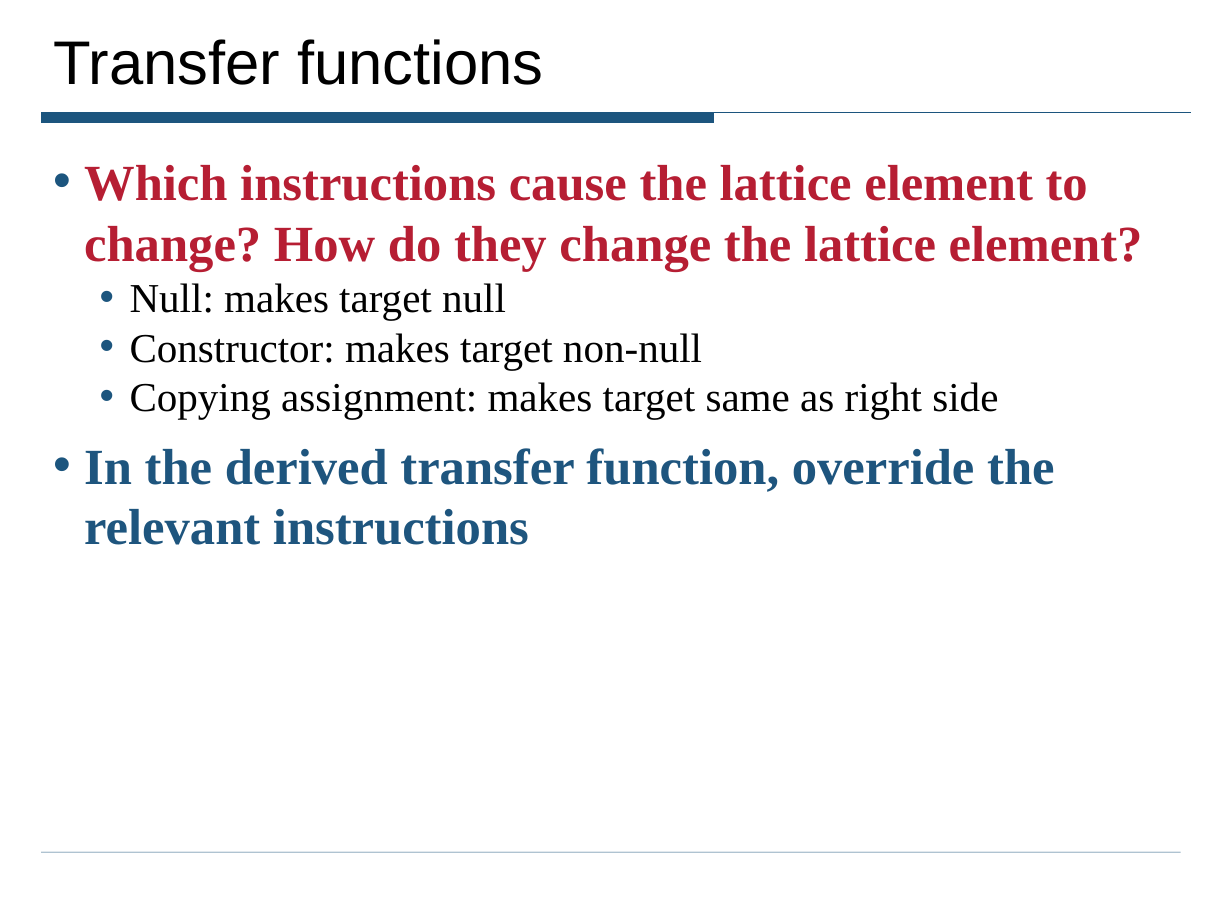
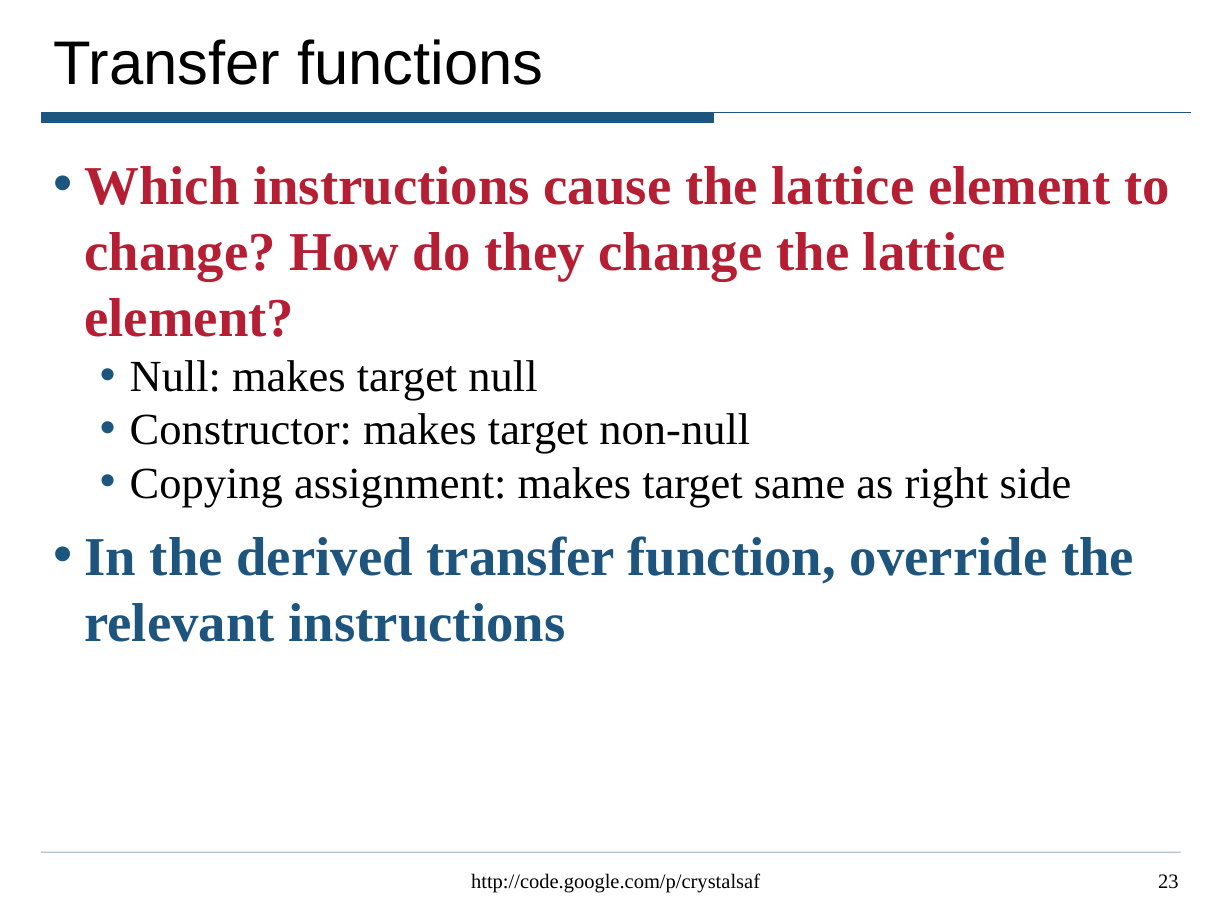
Before and after one commit to ciera/crystalsaf, a slide deck: slide 23 of TutorialExamples/CrystalTutorial.ppt. Drawn at 1232x924 pixels with LibreOffice and Linux fonts; fonts in the diff are those of the drawing. Boxes give left, top, right and bottom in pixels: in the first picture for what was removed or moved away, otherwise in the second. Text is boxed around its words. In the diff, an @@ line names an element or a change of style, - is before the commit and + after.

```diff
--- a/TutorialExamples/CrystalTutorial.ppt
+++ b/TutorialExamples/CrystalTutorial.ppt
@@ text "Which instructions cause the lattice ..." at <box>84,166,1170,642</box>: size 29.6 to 32 pt in "Which instructions cause the lattice element to ...", "In the derived transfer function, override the ..."; size 24.1 to 26 pt in "Null: makes target null", "Constructor: makes target non-null", "Copying assignment: makes target same as right ..." @@
@@ text added at <box>471,873,760,893</box>, 12 pt, text #000000 @@
+http://code.google.com/p/crystalsaf
@@ page number added at <box>1158,874,1178,889</box>, 12 pt, text #000000 @@
+23
```
Also in this commit, not shown: 35 other slides changed.
